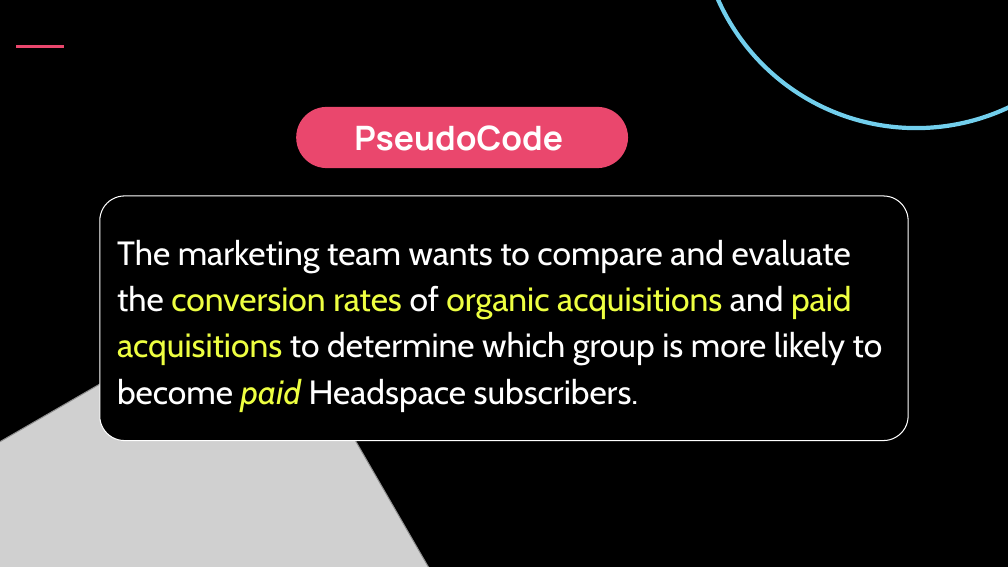
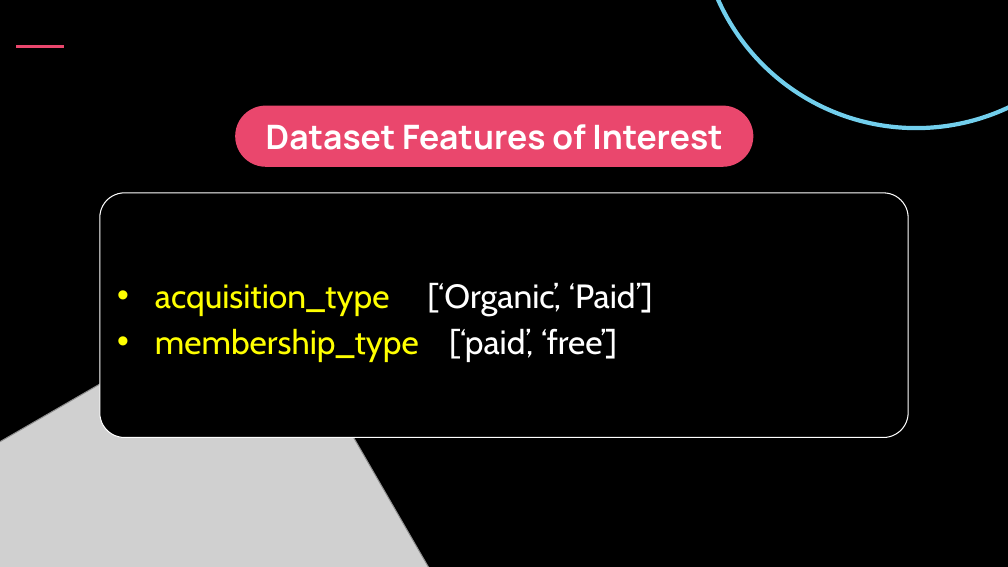
Before and after one commit to ROARMarketingConcepts/Podium-Education, a slide deck: slide 6 of Ken_ DC LiveLab Instructor Interview.pptx (slide 8 before the commit). Drawn at 1008x567 pixels with LibreOffice and Linux fonts; fonts in the diff are those of the drawing; grey boxes stand for pictures; background and template pictures are left out. Boxes give left, top, right and bottom in pixels: in the first picture for what was removed or moved away, otherwise in the second. Text is boxed around its words. In the diff, an @@ line names an element or a change of style, - is before the commit and + after.

```diff
--- a/Ken_ DC LiveLab Instructor Interview.pptx
+++ b/Ken_ DC LiveLab Instructor Interview.pptx
@@ rounded rectangle "Dataset Features of Interest": place and size @@
-rounded rectangle "Dataset Features of Interest" at bbox=[296, 107, 628, 168]
+rounded rectangle "Dataset Features of Interest" at bbox=[235, 106, 753, 167]
@@ text in rounded rectangle at bbox=[266, 124, 722, 150]: text changed @@
-PseudoCode
+Dataset Features of Interest
@@ text in rounded rectangle at bbox=[155, 282, 653, 362]: text changed @@
-The marketing team wants to compare and evaluate the conversion rates of organic acquisitions and paid acquisitions to determine which group is more likely to become paid Headspace subscribers.
+• acquisition_type [‘Organic’, ‘Paid’]
+• membership_type [‘paid’, ‘free’]
```
Also in this commit, not shown: 2 other slides changed, 2 other files.
